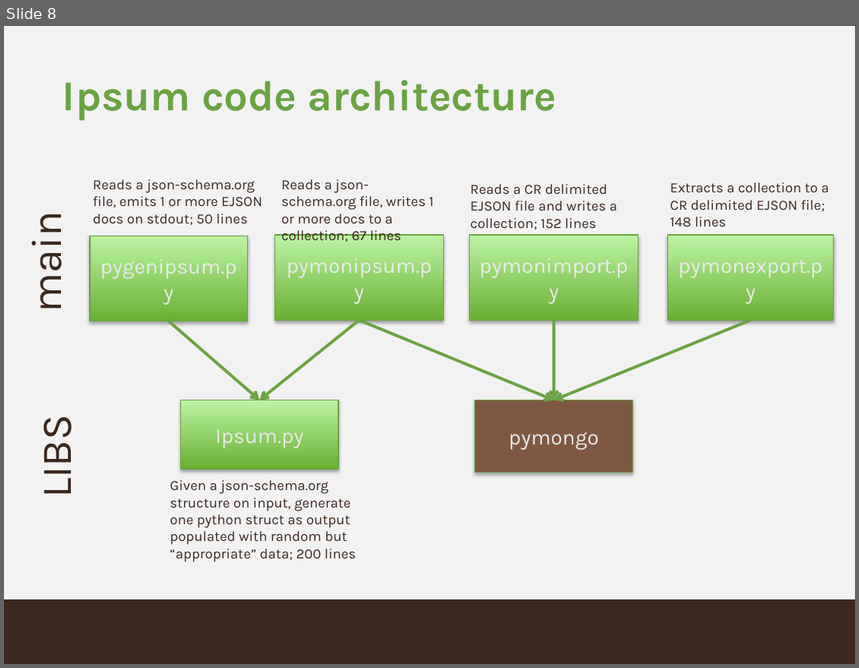
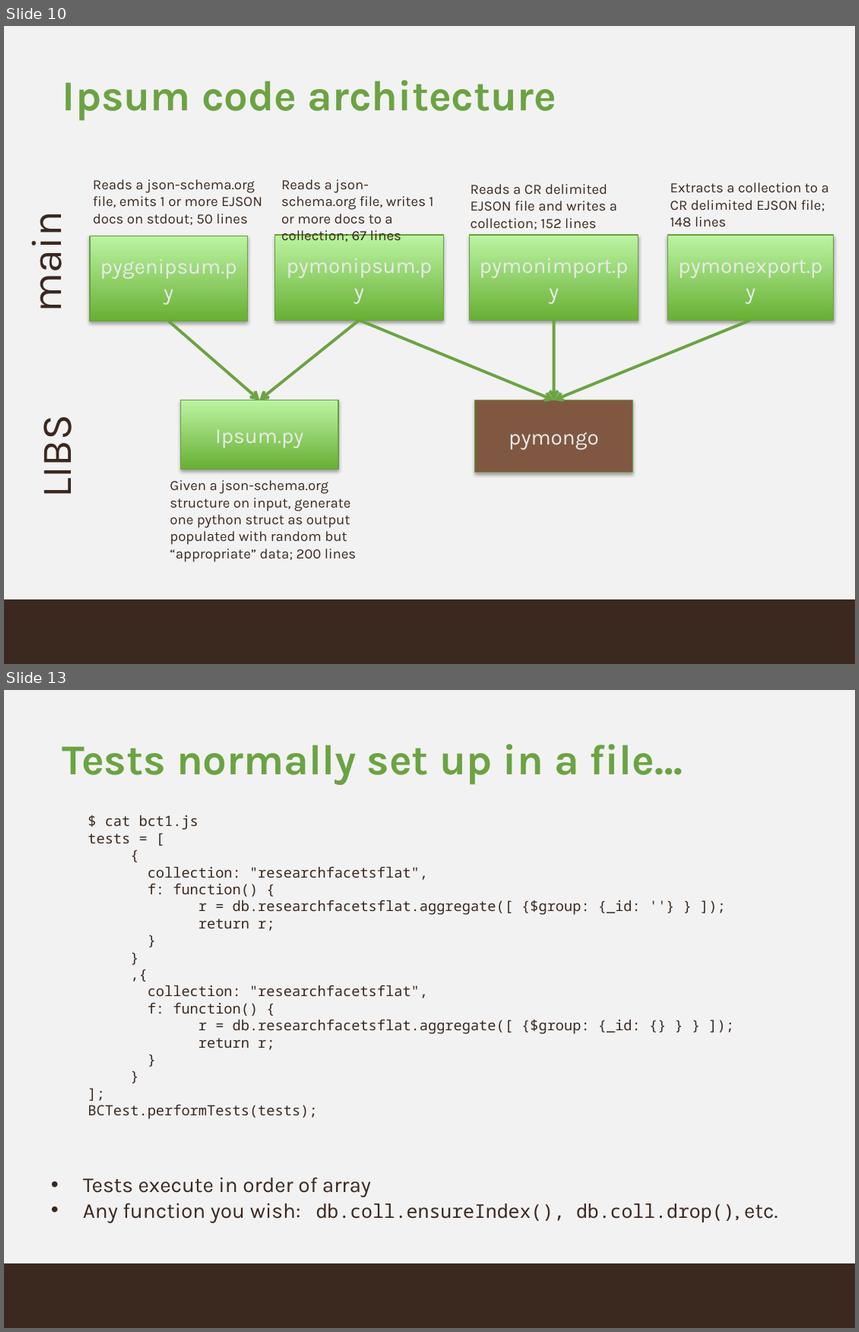
Before and after one commit to buzzm/ipsum, a slide deck: ipsum.pptx. Shown one above the other, each under a label of ours: slide 8 before the commit, slides 10 and 13 after it; the slides between them are not shown. The pictures are 859x668 and 859x1332 pixels, drawn with LibreOffice and Linux fonts; fonts in the diff are those of the drawing; background and template pictures are left out. Boxes give left, top, right and bottom in pixels: in the first picture for what was removed or moved away, otherwise in the second. Text is boxed around its words. In the diff, an @@ line names an element or a change of style, - is before the commit and + after.

```diff
--- a/ipsum.pptx
+++ b/ipsum.pptx
@@ slide 13 added at <box>4,690,855,1328</box>, background #F2F2F2; not listed: 1 template element that a slide beside it also shows @@
@@ title added at <box>63,744,683,785</box>, 36 pt, text #6BA342, bold @@
+Tests normally set up in a file…
@@ text added at <box>88,815,641,1119</box>, 12 pt, text #3A281E @@
+$ cat bct1.js
+tests = [
+{
+collection: "researchfacetsflat",
+f: function() {
+r = db.researchfacetsflat.aggregate([ {$group: {_id: ''} } ]);
+return r;
+}
+}
+,{
+collection: "researchfacetsflat",
+f: function() {
+r = db.researchfacetsflat.aggregate([ {$group: {_id: {} } } ]);
+return r;
+}
+}
+];
+BCTest.performTests(tests);
@@ text added at <box>83,1177,778,1224</box>, 18 pt, text #3A281E @@
+• Tests execute in order of array
+• Any function you wish: db.coll.ensureIndex(), db.coll.drop(), etc.
@@ what was slide 8 is now slide 10 @@
```
Also in this commit, not shown: 2 slides changed, 8 other slides added, 1 other file.
